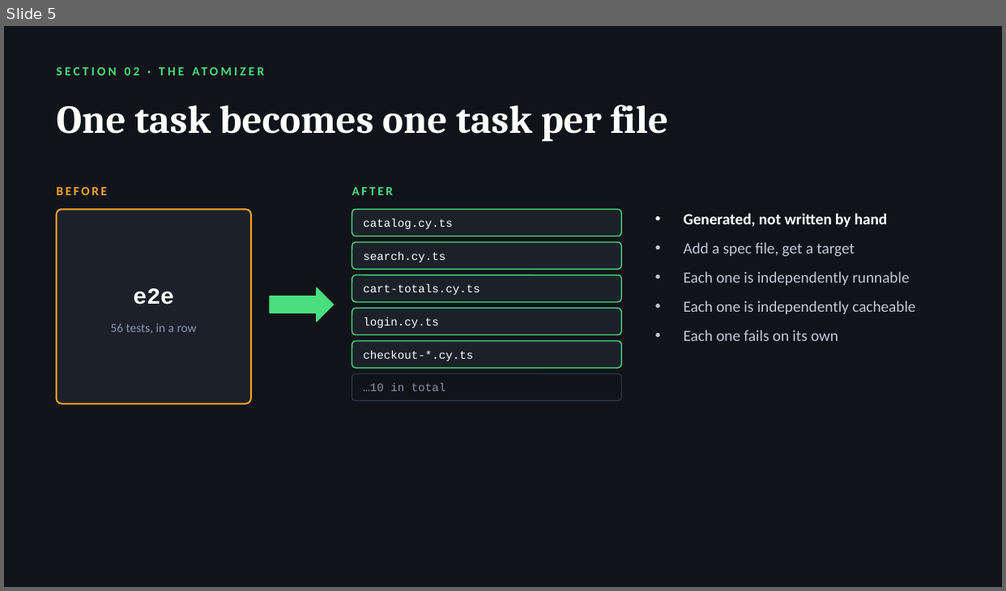
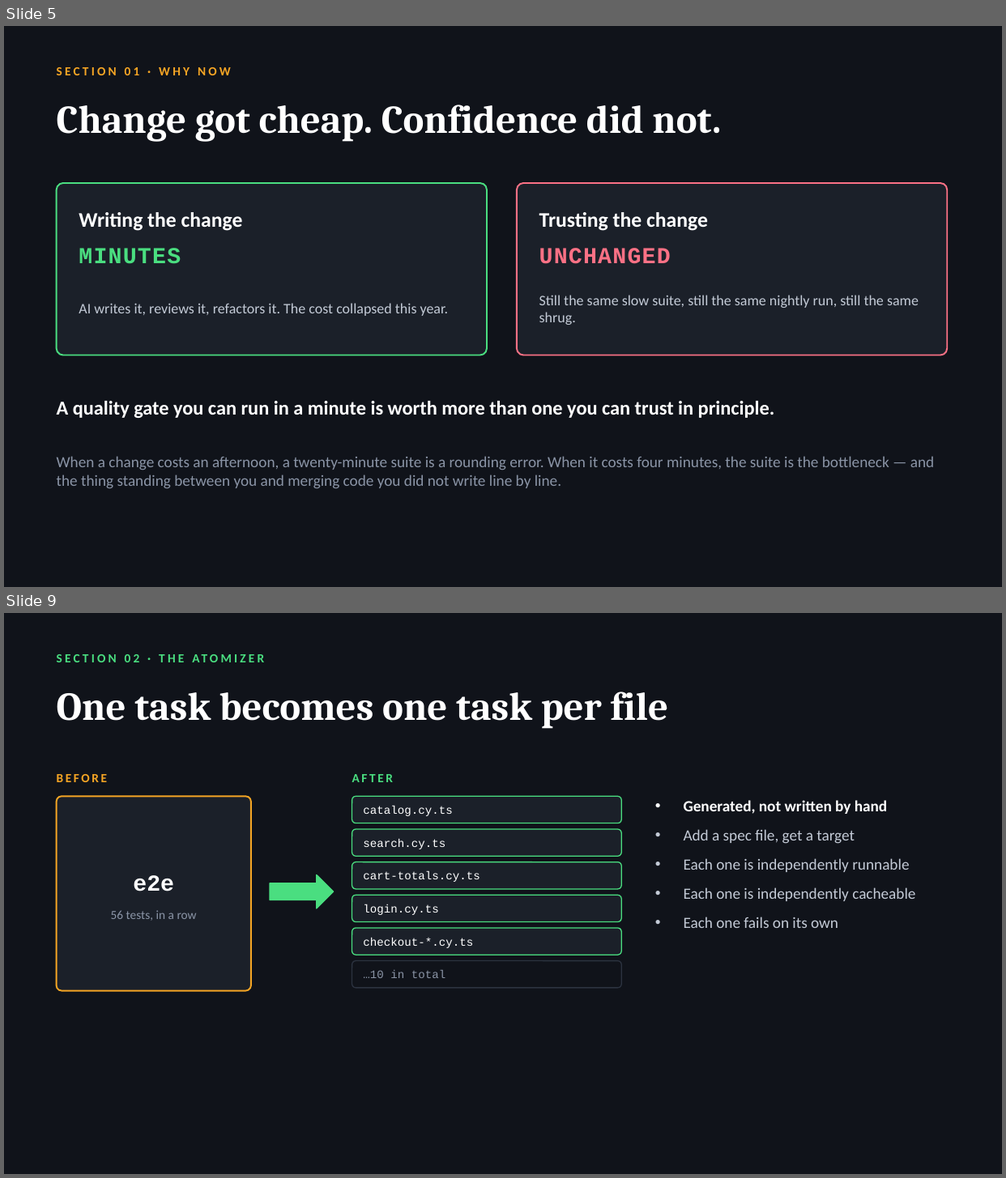
Before and after one commit to radzivil/nx-scaling-e2e-tests-with-atomizer, a slide deck: talk/Scaling-E2E-Tests-with-Nx.pptx. Shown one above the other, each under a label of ours: slide 5 before the commit, slides 5 and 9 after it; the slides between them are not shown. The pictures are 1006x591 and 1006x1178 pixels, drawn with LibreOffice and Linux fonts; fonts in the diff are those of the drawing. Boxes give left, top, right and bottom in pixels: in the first picture for what was removed or moved away, otherwise in the second. Text is boxed around its words. In the diff, an @@ line names an element or a change of style, - is before the commit and + after.

```diff
--- a/talk/Scaling-E2E-Tests-with-Nx.pptx
+++ b/talk/Scaling-E2E-Tests-with-Nx.pptx
@@ slide 5 added at [4,26,1002,587], background #10131A @@
@@ text added at [57,67,231,75], 12 pt, text #F5A524, bold @@
+SECTION 01 · WHY NOW
@@ text added at [57,105,721,141], 38 pt, text #FFFFFF, bold @@
+Change got cheap. Confidence did not.
@@ rounded rectangle added at [57,183,487,356], fill #1B2029, outline #4ADE80 1.5 pt @@
@@ rounded rectangle added at [517,183,948,356], fill #1B2029, outline #FB7185 1.5 pt @@
@@ text added at [79,212,243,231], 20 pt, text #FFFFFF, bold @@
+Writing the change
@@ text added at [539,212,708,231], 20 pt, text #FFFFFF, bold @@
+Trusting the change
@@ text added at [79,248,181,264], 22 pt, text #4ADE80, bold @@
+MINUTES
@@ text added at [539,248,671,264], 22 pt, text #FB7185, bold @@
+UNCHANGED
@@ text added at [79,303,448,316], 14 pt, text #C3CAD6 @@
+AI writes it, reviews it, refactors it. The cost collapsed this year.
@@ text added at [539,295,918,325], 14 pt, text #C3CAD6 @@
+Still the same slow suite, still the same nightly run, still the same shrug.
@@ text added at [57,401,775,418], 19 pt, text #FFFFFF, bold @@
+A quality gate you can run in a minute is worth more than one you can trust in principle.
@@ text added at [57,456,934,489], 15 pt, text #8A94A6 @@
+When a change costs an afternoon, a twenty-minute suite is a rounding error. When it costs four minutes, the suite is the bottleneck — and the thing standing between you and merging code you did not write line by line.
@@ what was slide 5 is now slide 9 @@
```
Also in this commit, not shown: 1 slide changed, 12 other slides added, 8 slides removed, 8 other files.
